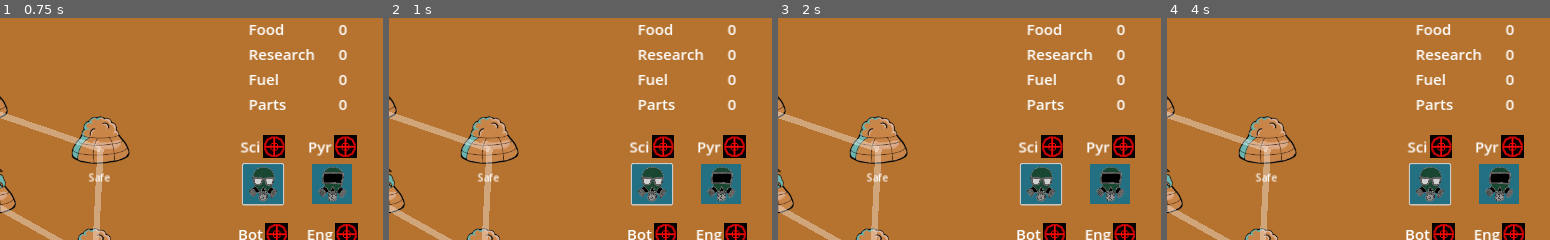
Above: before the commit, frames 1-4 (left to right).
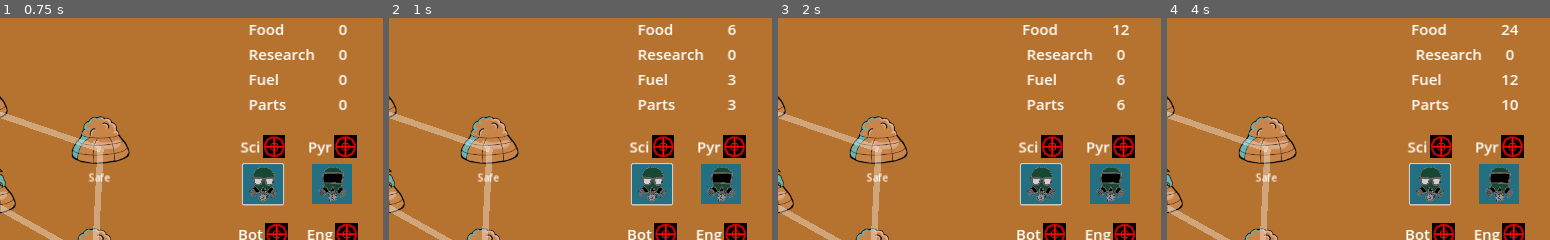
Above: after the commit, the same moments.

Repository: Aveli-games/contra-tentacula
Game: Godot game, scene res://main.tscn
Two runs of this game, one before a commit and one after it. Both use one fixed random seed, a clock stepped at 60 frames per second and the inputs below.
Inputs (mouse positions are % of the whole screen's width and height, from its top left):
- Up to frame 1 (0.75 s): click (84, 37) at 0.52 s
- Up to frame 2 (1 s): no input
- Up to frame 3 (2 s): click (84, 37) at 1.27 s
- Up to frame 4 (4 s): click (84, 37) at 2.02 s; tap Enter at 2.75 s; move the mouse to (3, 24) at 2.77 s; click (3, 24) at 2.92 s; tap Space at 3.5 s; move the mouse to (2, 36) at 3.52 s; click (2, 36) at 3.67 s
The pictures show only the part of the screen within x 50-100%, y 0-50%; the shares and areas given below are measured in that part.

Frame 1 is identical in both runs. In frame 2, 0.1% of the frame differs, in the area x 88-91%, y 3-42%; in frame 3, 0.5%; in frame 4, 1.4%, in the area x 63-92%, y 2-42%.

Commit message:
Start resource gen timer on spawn for now
as well as when cleansed

Diff:
--- a/dome.gd
+++ b/dome.gd
@@ -18,6 +18,7 @@
 
 func _ready():
 	infestation_rate = Globals.base_infestation_rate
+	$ResourceGenerationTimer.start(1) # TODO: Have timer start on game start, not dome spawn
 
 func _process(delta):
 	# Process infestation progression inependently in dome's infestation check
